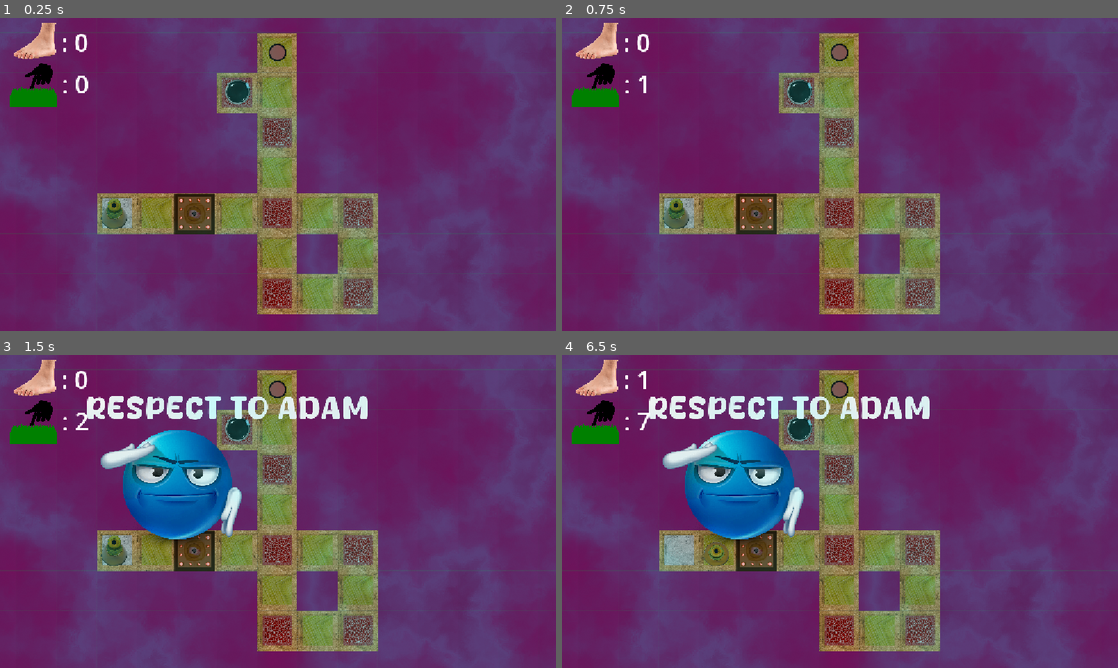
Above: before the commit, frames 1-4 (two rows, left to right).
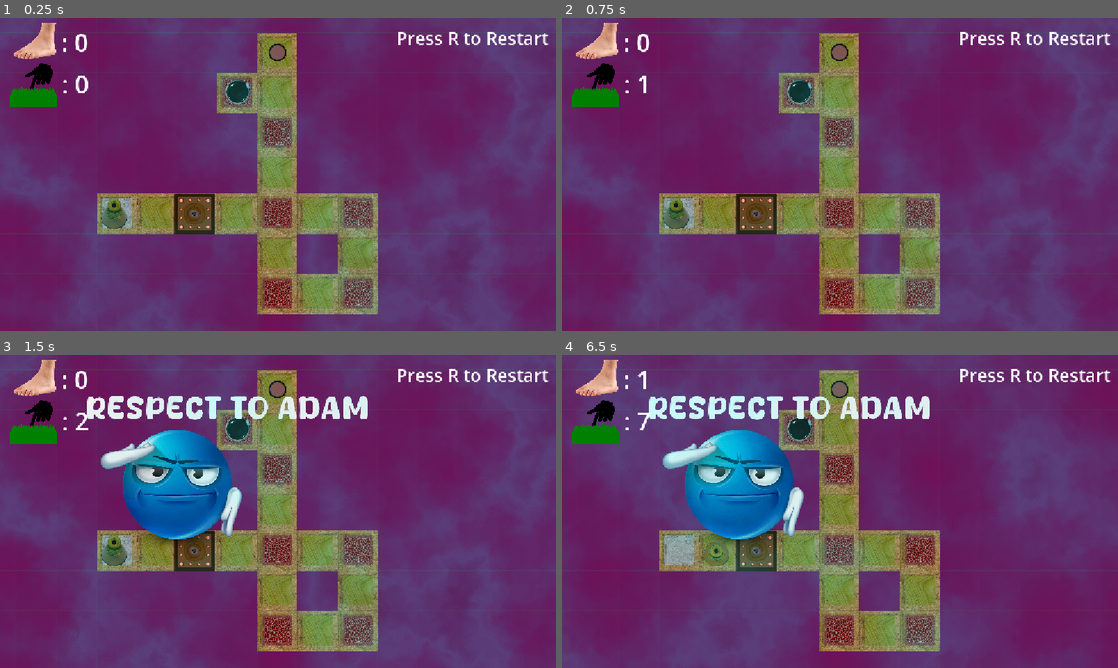
Above: after the commit, the same moments.

Repository: Crizomb/TrucMhajong
Game: Godot game, scene res://scenes/Niveaux/niveau10.tscn
Same seed, same stepped clock (60 frames per second), same inputs: the game is played once before the commit and once after it. This scene is started directly instead of the project's main scene.
Inputs:
- Up to frame 1 (0.25 s): no input
- Up to frame 2 (0.75 s): tap R (Restart) at 0.5 s; hold W (Up) from 0.53 s (still down); tap K (MaSuperActionDeTest) at 0.6 s
- Up to frame 3 (1.5 s): keep holding W (Up); tap R (Restart) at 1.25 s; tap L (RespectToAdam) at 1.35 s
- Up to frame 4 (6.5 s): tap R (Restart) at 2, 2.75, 3.5, 4.15, 4.25 s; release W (Up) at 2.03 s; hold A (Left) 2.03-3.53 s; tap Shift (ToggleCrouch) at 2.1, 4.35 s; tap K (MaSuperActionDeTest) at 2.85, 5.1 s; hold S (Down) 3.53-4.28 s; tap L (RespectToAdam) at 3.6, 5.85 s; hold D (Right) 4.28-5.03 s; hold W (Up) 5.03-5.78 s; hold D (Right) from 5.78 s (still down)

The runs differ from the first frame. In frame 1, 0.5% of the frame differs, in the area x 71-99%, y 4-9%; in frame 2, 0.5%; in frame 3, 0.5%; in frame 4, 15%, in the area x 0-100%, y 0-100%.

Commit message:
add restart prompt

Diff:
--- a/scenes/GUI.tscn
+++ b/scenes/GUI.tscn
@@ -34,6 +34,16 @@
 theme_override_font_sizes/font_size = 50
 text = ":"
 
+[node name="Restart prompt" type="Label" parent="." unique_id=1187603184]
+offset_left = 821.0
+offset_top = 16.0
+offset_right = 1136.0
+offset_bottom = 67.0
+size_flags_horizontal = 3
+size_flags_vertical = 3
+theme_override_font_sizes/font_size = 37
+text = "Press R to Restart"
+
 [node name="Deaths icon" type="Panel" parent="." unique_id=1163723645]
 offset_left = 20.0
 offset_top = 93.0
